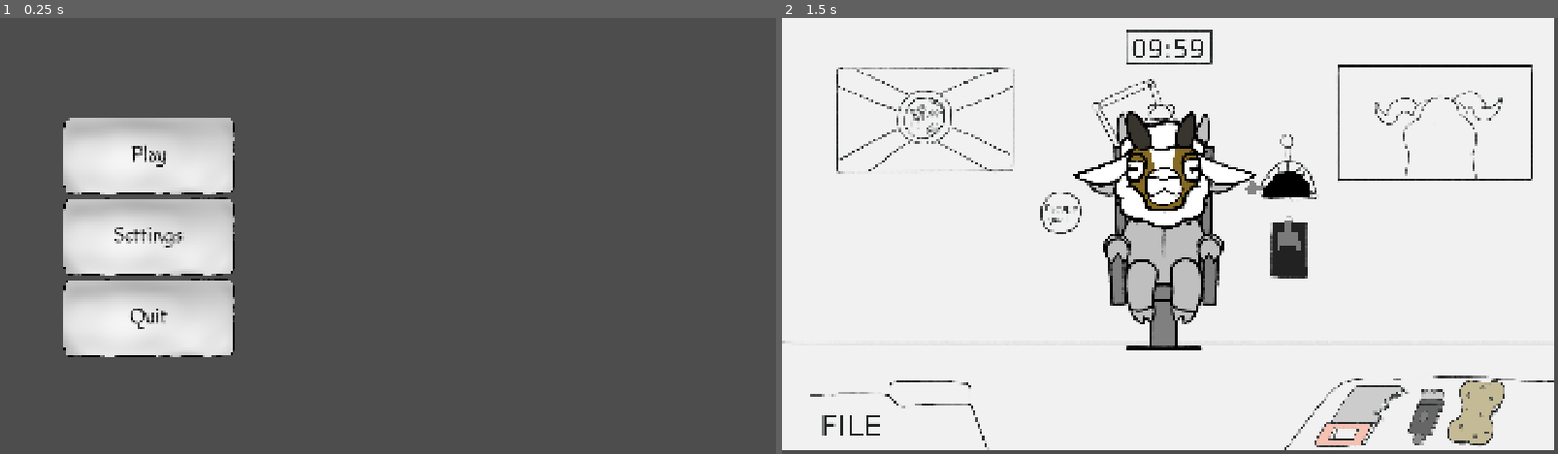
Above: before the commit, frames 1-2 (left to right).
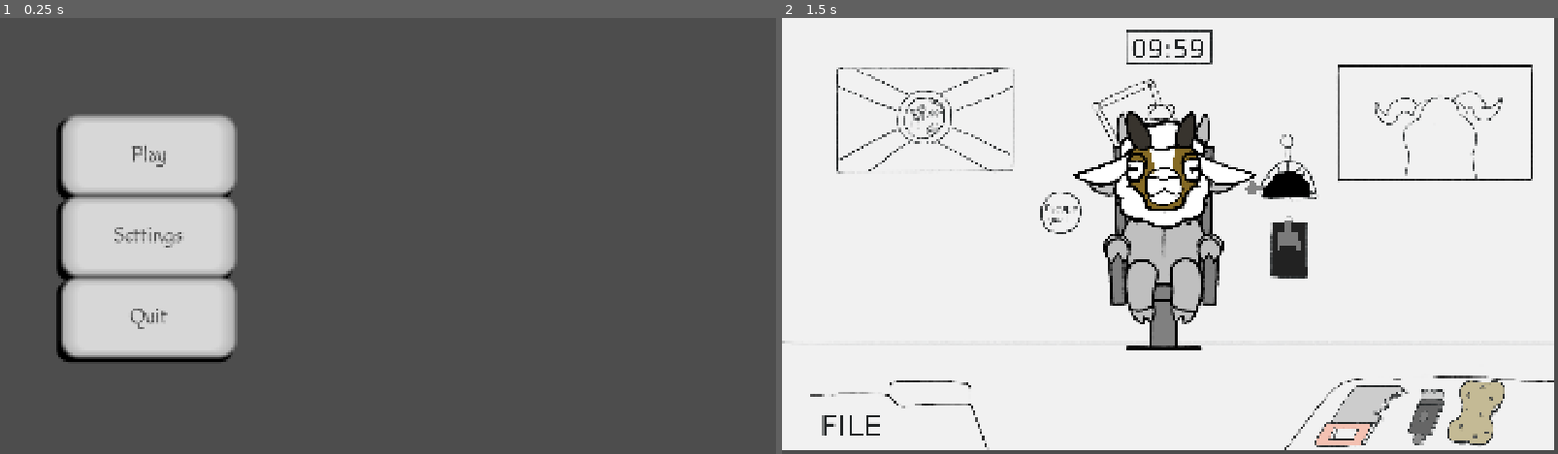
Above: after the commit, the same moments.

Repository: Benjamin-Fever/PB-And-Jam-2025
Game: Godot game, scene res://main_game/game_manager.tscn
Same seed, same stepped clock (60 frames per second), same inputs: the game is played once before the commit and once after it.
Inputs (mouse positions are in pixels of both pictures, inside the frame that each line leads up to):
- Up to frame 1 (0.25 s): no input
- Up to frame 2 (1.5 s): click "Play" at 0.5 s; tap Enter at 1.25 s; move the mouse to (1340, 214) at 1.27 s; press the mouse at (1340, 214) at 1.28 s

The runs differ from the first frame. In frame 1, 4.0% of the frame differs, in the area x 7-31%, y 22-79%; in frame 2, nothing differs.

Commit message:
Change button theme

Diff:
--- a/menus/theme.tres
+++ b/menus/theme.tres
@@ -1,29 +1,67 @@
-[gd_resource type="Theme" load_steps=6 format=3 uid="uid://dxc28yv08vb7w"]
+[gd_resource type="Theme" load_steps=5 format=3 uid="uid://dxc28yv08vb7w"]
 
-[ext_resource type="Texture2D" uid="uid://dl4gekqxh3msi" path="res://menus/Button.png" id="1_yrtyg"]
+[sub_resource type="StyleBoxEmpty" id="StyleBoxEmpty_16meu"]
 
-[sub_resource type="StyleBoxEmpty" id="StyleBoxEmpty_yrtyg"]
+[sub_resource type="StyleBoxFlat" id="StyleBoxFlat_fters"]
+bg_color = Color(1, 1, 1, 1)
+border_width_left = 40
+border_width_top = 20
+border_width_right = 40
+border_width_bottom = 20
+border_color = Color(0.850051, 0.850051, 0.85005, 1)
+border_blend = true
+corner_radius_top_left = 30
+corner_radius_top_right = 30
+corner_radius_bottom_right = 30
+corner_radius_bottom_left = 30
+shadow_color = Color(0, 0, 0, 1)
+shadow_size = 5
+shadow_offset = Vector2(-10, -10)
+anti_aliasing_size = 5.0
 
-[sub_resource type="StyleBoxTexture" id="StyleBoxTexture_8bp6l"]
-texture = ExtResource("1_yrtyg")
-modulate_color = Color(0.936702, 0.936702, 0.936702, 1)
+[sub_resource type="StyleBoxFlat" id="StyleBoxFlat_yrtyg"]
+bg_color = Color(0.841469, 0.841469, 0.841469, 1)
+border_width_left = 40
+border_width_top = 20
+border_width_right = 40
+border_width_bottom = 20
+border_color = Color(0.706303, 0.706303, 0.706302, 1)
+border_blend = true
+corner_radius_top_left = 30
+corner_radius_top_right = 30
+corner_radius_bottom_right = 30
+corner_radius_bottom_left = 30
+shadow_color = Color(0, 0, 0, 1)
+shadow_size = 5
+shadow_offset = Vector2(-10, 10)
+anti_aliasing_size = 5.0
 
-[sub_resource type="StyleBoxTexture" id="StyleBoxTexture_yrtyg"]
-texture = ExtResource("1_yrtyg")
-
-[sub_resource type="StyleBoxTexture" id="StyleBoxTexture_fters"]
-texture = ExtResource("1_yrtyg")
-modulate_color = Color(0.706303, 0.706303, 0.706303, 1)
+[sub_resource type="StyleBoxFlat" id="StyleBoxFlat_8bp6l"]
+bg_color = Color(0.628043, 0.628043, 0.628043, 1)
+border_width_left = 40
+border_width_top = 20
+border_width_right = 40
+border_width_bottom = 20
+border_color = Color(0.449099, 0.449099, 0.449099, 1)
+border_blend = true
+corner_radius_top_left = 30
+corner_radius_top_right = 30
+corner_radius_bottom_right = 30
+corner_radius_bottom_left = 30
+shadow_color = Color(0, 0, 0, 1)
+shadow_size = 5
+shadow_offset = Vector2(-10, -10)
+anti_aliasing_size = 5.0
 
 [resource]
-Button/colors/font_color = Color(0, 0, 0, 1)
-Button/colors/font_focus_color = Color(0, 0, 0, 1)
-Button/colors/font_hover_color = Color(0, 0, 0, 1)
-Button/colors/font_hover_pressed_color = Color(0, 0, 0, 1)
+Button/colors/font_color = Color(0.290721, 0.290721, 0.290721, 1)
+Button/colors/font_focus_color = Color(0.290196, 0.290196, 0.290196, 1)
+Button/colors/font_hover_color = Color(0.290196, 0.290196, 0.290196, 1)
+Button/colors/font_hover_pressed_color = Color(0.290196, 0.290196, 0.290196, 1)
 Button/colors/font_outline_color = Color(1, 1, 1, 1)
-Button/colors/font_pressed_color = Color(0, 0, 0, 1)
+Button/colors/font_pressed_color = Color(0.290196, 0.290196, 0.290196, 1)
 Button/font_sizes/font_size = 52
-Button/styles/focus = SubResource("StyleBoxEmpty_yrtyg")
-Button/styles/hover = SubResource("StyleBoxTexture_8bp6l")
-Button/styles/normal = SubResource("StyleBoxTexture_yrtyg")
-Button/styles/pressed = SubResource("StyleBoxTexture_fters")
+Button/styles/focus = SubResource("StyleBoxEmpty_16meu")
+Button/styles/hover = SubResource("StyleBoxFlat_fters")
+Button/styles/normal = SubResource("StyleBoxFlat_yrtyg")
+Button/styles/pressed = SubResource("StyleBoxFlat_8bp6l")
